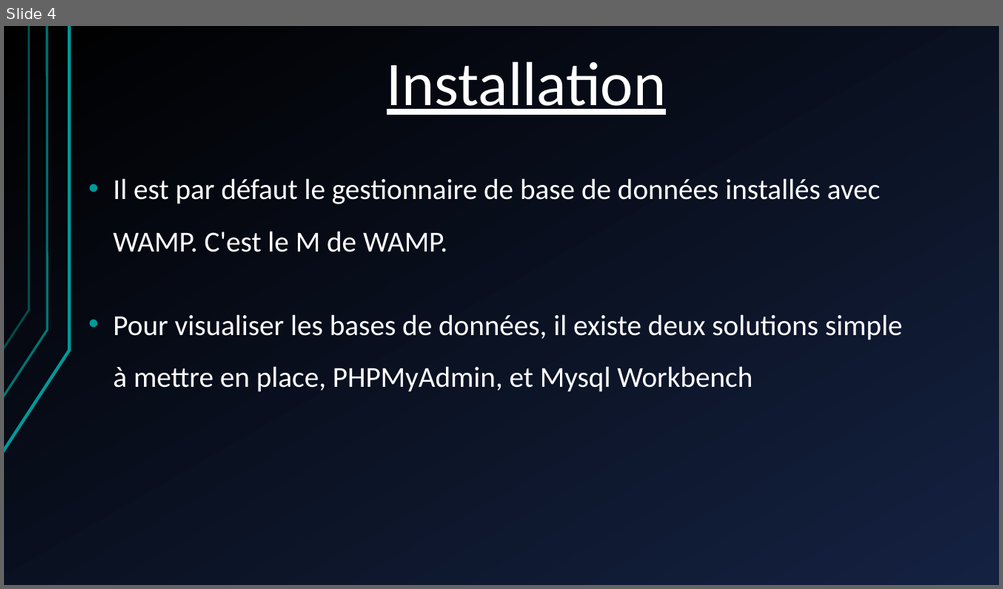
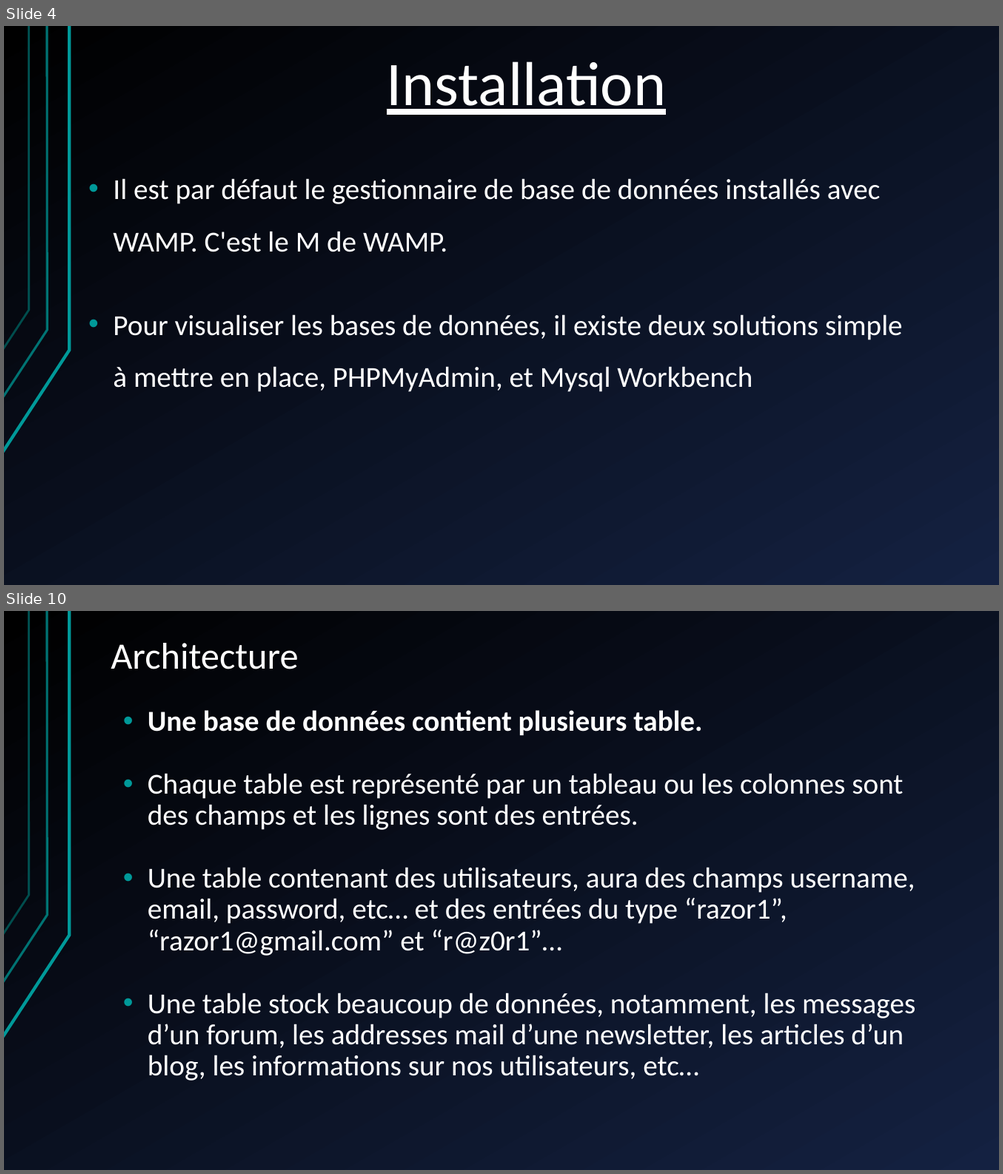
Before and after one commit to shyne99/formation-web, a slide deck: Seance 4 SQL PHP.ppt. Shown one above the other, each under a label of ours: slide 4 before the commit, slides 4 and 10 after it; the slides between them are not shown. The pictures are 1003x589 and 1003x1174 pixels, drawn with LibreOffice and Linux fonts; fonts in the diff are those of the drawing. Boxes give left, top, right and bottom in pixels: in the first picture for what was removed or moved away, otherwise in the second. Text is boxed around its words. In the diff, an @@ line names an element or a change of style, - is before the commit and + after.

```diff
--- a/Seance 4 SQL PHP.ppt
+++ b/Seance 4 SQL PHP.ppt
@@ slide 10 added at box(4, 611, 999, 1170), background gradient #000000 to #142141; not listed: 3 template elements that a slide beside it also shows @@
@@ text added at box(111, 643, 298, 669), 36 pt, text #FFFFFF @@
+Architecture
@@ text added at box(148, 710, 915, 1081), 28 pt, text #FFFFFF @@
+• Une base de données contient plusieurs table.
+• Chaque table est représenté par un tableau ou les colonnes sont des champs et les lignes sont des entrées.
+• Une table contenant des utilisateurs, aura des champs username, email, password, etc… et des entrées du type “razor1”, “razor1@gmail.com” et “r@z0r1”…
+• Une table stock beaucoup de données, notamment, les messages d’un forum, les addresses mail d’une newsletter, les articles d’un blog, les informations sur nos utilisateurs, etc…
```
Also in this commit, not shown: 4 other slides changed, 17 other slides added, 16 slides removed.
